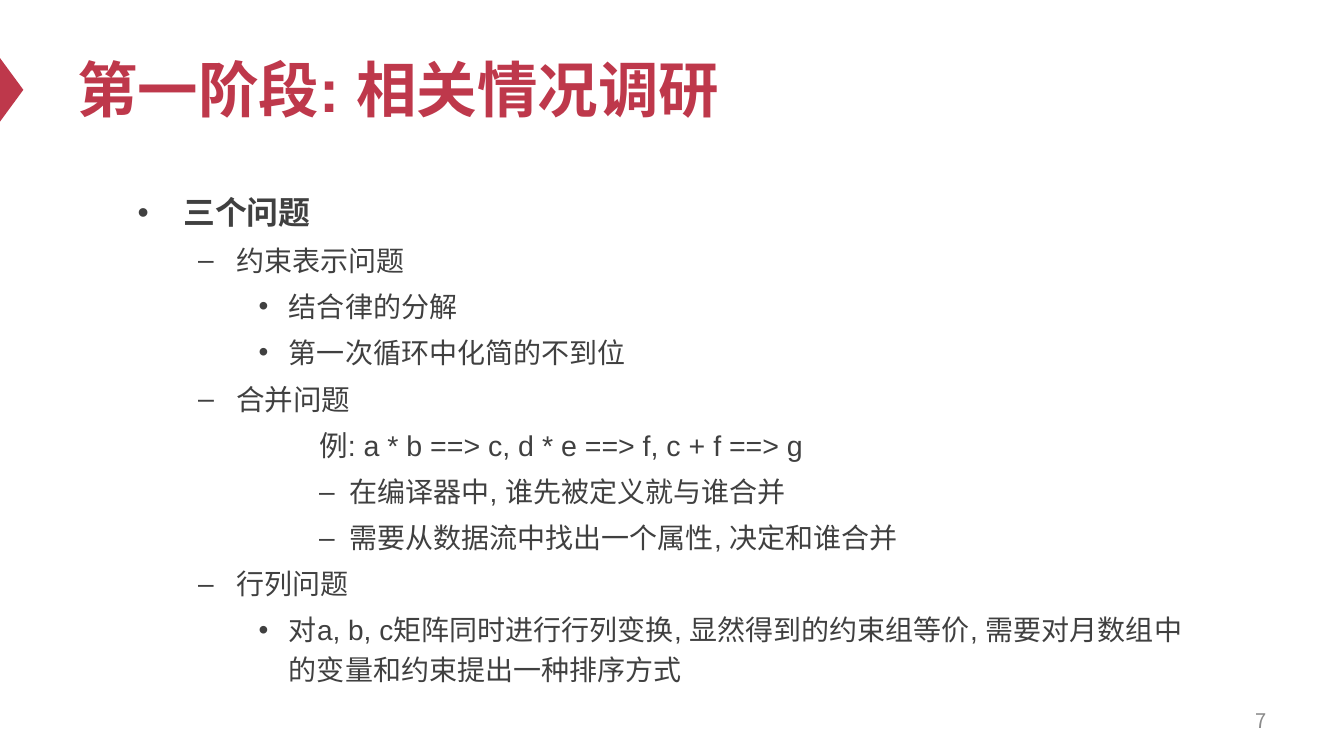
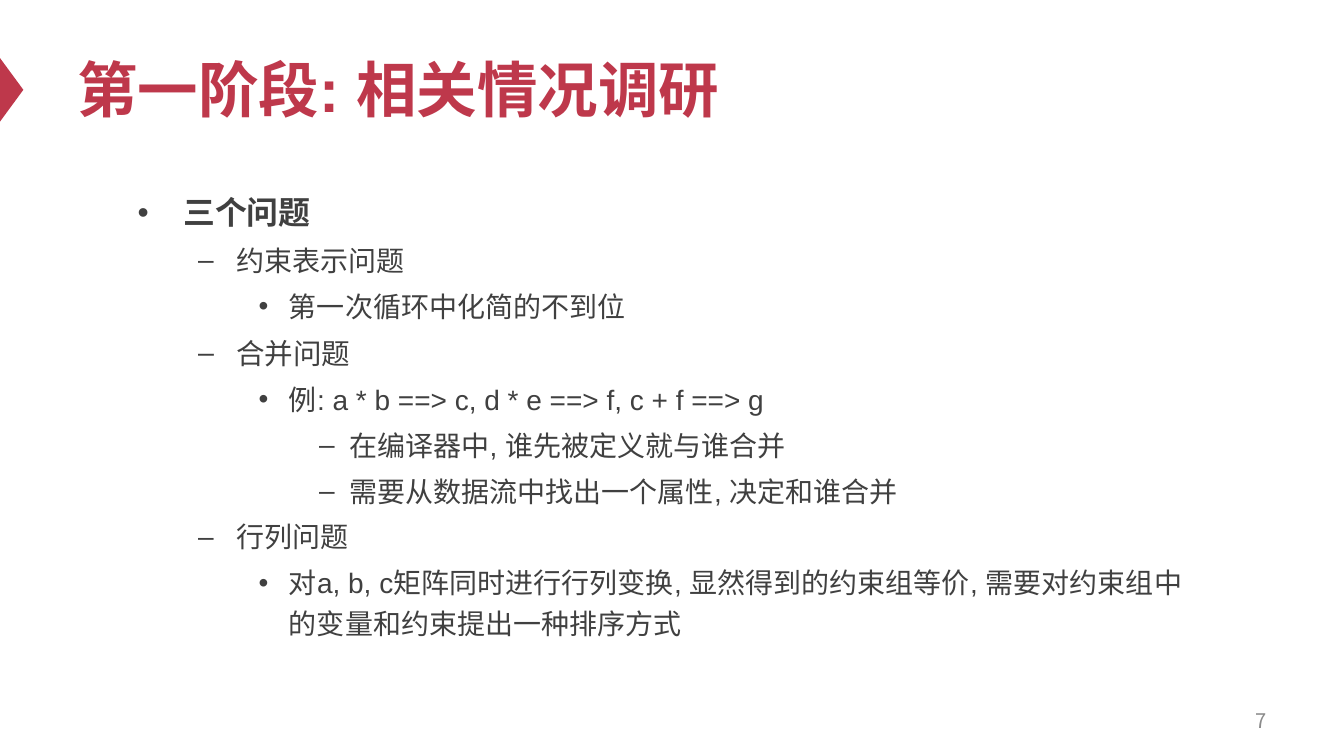
Before and after one commit to Ash1sc/R1CS-normal-form-generator, a slide deck: slide 7 of meeting_docs/0302进度会议/进度会议PPT.pptx. Drawn at 1344x756 pixels with LibreOffice and Linux fonts; fonts in the diff are those of the drawing. Boxes give left, top, right and bottom in pixels: in the first picture for what was removed or moved away, otherwise in the second. Text is boxed around its words. In the diff, an @@ line names an element or a change of style, - is before the commit and + after.

```diff
--- a/meeting_docs/0302进度会议/进度会议PPT.pptx
+++ b/meeting_docs/0302进度会议/进度会议PPT.pptx
@@ text at (x1=289, y1=293, x2=457, y2=320): paragraph removed @@
-    • 结合律的分解
@@ text at (x1=289, y1=386, x2=764, y2=415): size 20.4 to 20 pt in "例: a * b ==> c, d ..."; bullet none to •; list level 2 to 3 in "例: a * b ==> ..." @@
@@ text at (x1=289, y1=569, x2=1182, y2=637): text changed @@
-    • 对a, b, c矩阵同时进行行列变换, 显然得到的约束组等价, 需要对月数组中的变量和约束提出一种排序方式
+    • 对a, b, c矩阵同时进行行列变换, 显然得到的约束组等价, 需要对约束组中的变量和约束提出一种排序方式
```
Also in this commit, not shown: 3 other slides changed, 3 other files.
